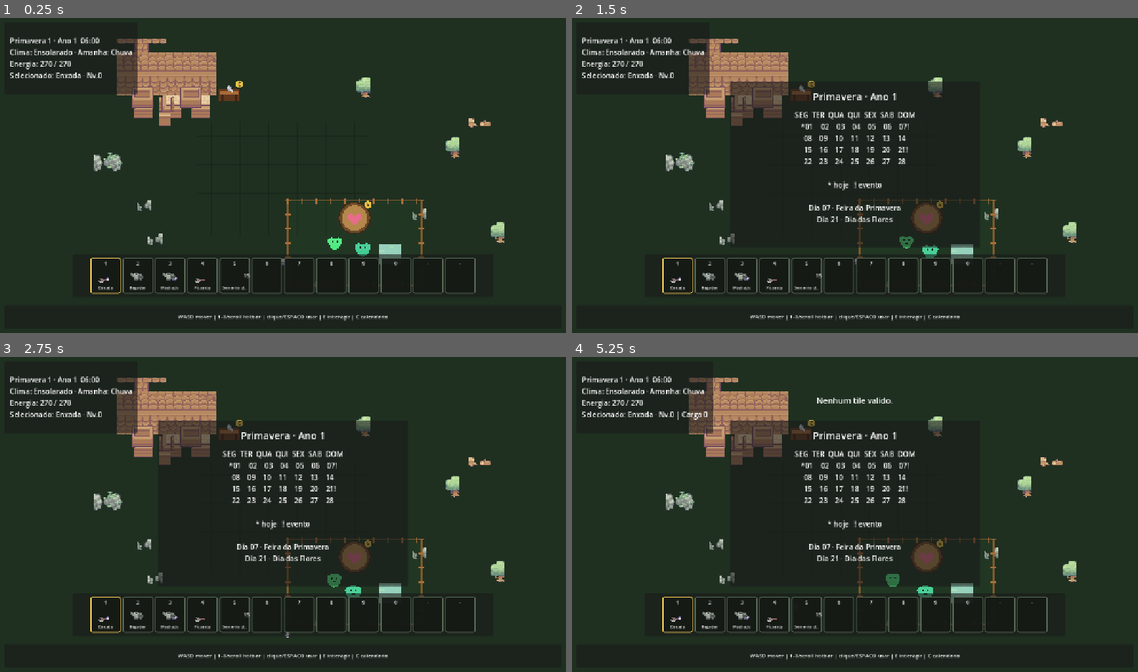
Above: before the commit, frames 1-4 (two rows, left to right).
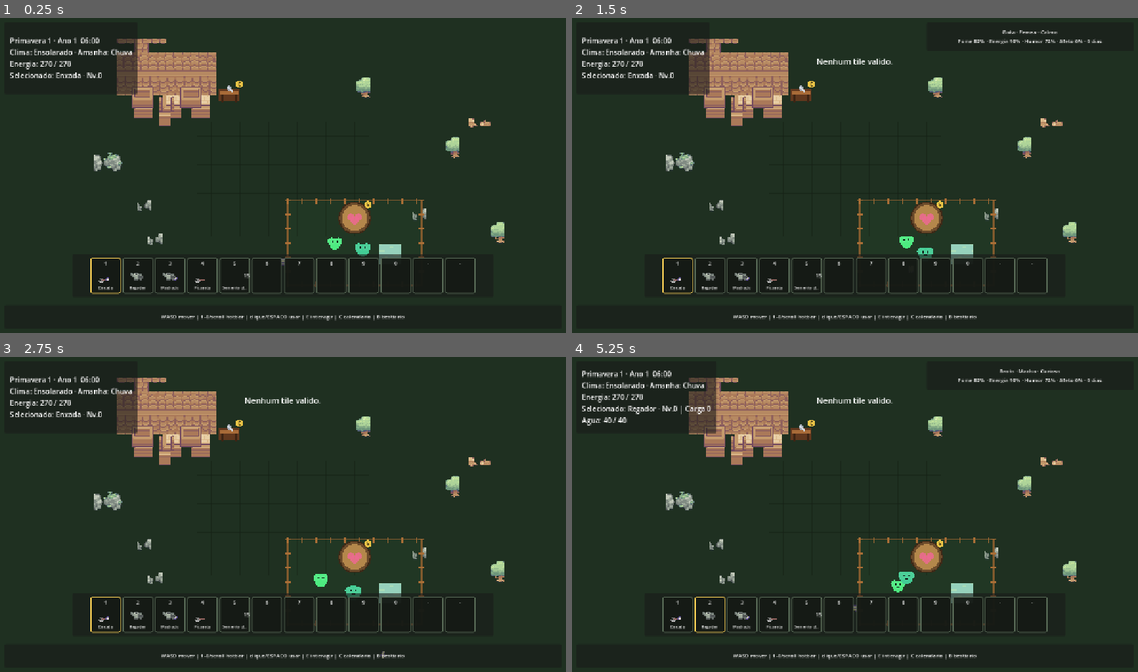
Above: after the commit, the same moments.

Repository: HelioConde/GameSlime
Game: Godot game, scene res://scenes/world/main.tscn
Same seed, same stepped clock (60 frames per second), same inputs: the game is played once before the commit and once after it.
Inputs (mouse positions are in pixels of both pictures, inside the frame that each line leads up to):
- Up to frame 1 (0.25 s): no input
- Up to frame 2 (1.5 s): tap Enter at 0.5 s; move the mouse to (979, 159) at 0.52 s; hold D 0.53-1.28 s; tap C at 0.6 s; click (979, 159) at 0.67 s; tap Space at 0.77 s; tap B at 0.8, 1.35 s; move the mouse to (741, 191) at 1.27 s; hold S from 1.28 s (still down)
- Up to frame 3 (2.75 s): tap Space at 1.52 s; tap C at 1.55, 2.1 s; move the mouse to (339, 445) at 2.02 s; release S at 2.03 s; hold D from 2.03 s (still down); tap B at 2.3 s
- Up to frame 4 (5.25 s): tap Space at 2.75, 3.02, 3.77, 4.52 s; move the mouse to (826, 577) at 2.77 s; release D at 2.78 s; hold W 2.78-3.53 s; tap B at 2.85, 3.8 s; click (826, 577) at 2.92 s; tap C at 3.05, 4.55 s; move the mouse to (1024, 561) at 3.52 s; hold A 3.53-5.03 s; tap E at 3.6 s; move the mouse to (685, 467) at 4.27 s; tap 1 at 4.35 s; move the mouse to (883, 514) at 5.02 s; hold S from 5.03 s (still down); tap 2 at 5.1 s; click (883, 514) at 5.17 s

The runs differ from the first frame. In frame 1, 0.3% of the frame differs, in the area x 28-72%, y 94-97%; in frame 2, 4.2%; in frame 3, 4.0%; in frame 4, 6.1%, in the area x 1-94%, y 3-97%.
Error after the commit: Invalid assignment of property or key 'visible' with value of type 'bool' on a base object of type 'null instance'. (res://scripts/ui/game_hud.gd:32)

Commit message:
feat: add genetic bestiary panel

Diff:
--- a/scripts/ui/game_hud.gd
+++ b/scripts/ui/game_hud.gd
@@ -12,6 +12,9 @@
 @onready var calendar_body: Label = $CalendarPanel/Margin/Content/Body
 @onready var slime_panel: PanelContainer = $SlimePanel
 @onready var slime_status: Label = $SlimePanel/Margin/Status
+@onready var bestiary_panel: PanelContainer = $BestiaryPanel
+@onready var bestiary_title: Label = $BestiaryPanel/Margin/Content/Title
+@onready var bestiary_body: Label = $BestiaryPanel/Margin/Content/Body
 
 var player: PlayerController
 var _feedback_time_left: float = 0.0
@@ -24,14 +27,19 @@
 func _ready() -> void:
 	process_mode = Node.PROCESS_MODE_ALWAYS
 	call_deferred("_bind_player")
-	help_label.text = "WASD mover | 1-0/scroll hotbar | clique/ESPACO usar | E interagir | C calendario"
+	help_label.text = "WASD mover | 1-0/scroll hotbar | clique/ESPACO usar | E interagir | C calendario | B bestiario"
 	calendar_panel.visible = false
+	bestiary_panel.visible = false
 
 func _unhandled_input(event: InputEvent) -> void:
 	if event is InputEventKey and event.pressed and not event.echo:
-		if event.physical_keycode == KEY_C:
-			_toggle_calendar()
-			get_viewport().set_input_as_handled()
+		match event.physical_keycode:
+			KEY_C:
+				_toggle_calendar()
+				get_viewport().set_input_as_handled()
+			KEY_B:
+				_toggle_bestiary()
+				get_viewport().set_input_as_handled()
 
 func _process(delta: float) -> void:
 	if player == null:
@@ -227,11 +235,25 @@
 	_feedback_time_left = 2.2
 
 func _toggle_calendar() -> void:
-	calendar_panel.visible = not calendar_panel.visible
-	get_tree().paused = calendar_panel.visible
+	var next_visible := not calendar_panel.visible
+	bestiary_panel.visible = false
+	calendar_panel.visible = next_visible
+	_update_menu_pause()
 
 	if calendar_panel.visible:
 		_refresh_calendar_panel()
+
+func _toggle_bestiary() -> void:
+	var next_visible := not bestiary_panel.visible
+	calendar_panel.visible = false
+	bestiary_panel.visible = next_visible
+	_update_menu_pause()
+
+	if bestiary_panel.visible:
+		_refresh_bestiary_panel()
+
+func _update_menu_pause() -> void:
+	get_tree().paused = calendar_panel.visible or bestiary_panel.visible
 
 func _refresh_calendar_panel() -> void:
 	calendar_title.text = "%s · Ano %d" % [
@@ -289,3 +311,36 @@
 
 	slime_panel.visible = true
 	slime_status.text = nearest.get_status_text()
+
+func _refresh_bestiary_panel() -> void:
+	var individuals := SlimeDiscovery.get_all_individuals()
+	var traits := SlimeDiscovery.get_discovered_traits()
+
+	bestiary_title.text = "Bestiario Genetico · %d slimes" % individuals.size()
+
+	var lines: Array[String] = []
+	if individuals.is_empty():
+		lines.append("Nenhum slime registrado.")
+	else:
+		for record in individuals:
+			lines.append("%s · %s · %s" % [
+				str(record.get("display_name", "Slime")),
+				str(record.get("sex", "")),
+				str(record.get("personality", "")),
+			])
+			lines.append("  Tam %.2f · Met %.2f · Vit %.2f · Prod %.2f" % [
+				float(record.get("gene_size", 1.0)),
+				float(record.get("gene_metabolism", 1.0)),
+				float(record.get("gene_vitality", 1.0)),
+				float(record.get("gene_production", 1.0)),
+			])
+
+	lines.append("")
+	lines.append("Descobertas geneticas:")
+	if traits.is_empty():
+		lines.append("  Nenhuma descoberta rara ainda.")
+	else:
+		for trait_name in traits:
+			lines.append("  • %s" % trait_name)
+
+	bestiary_body.text = "\n".join(lines)
